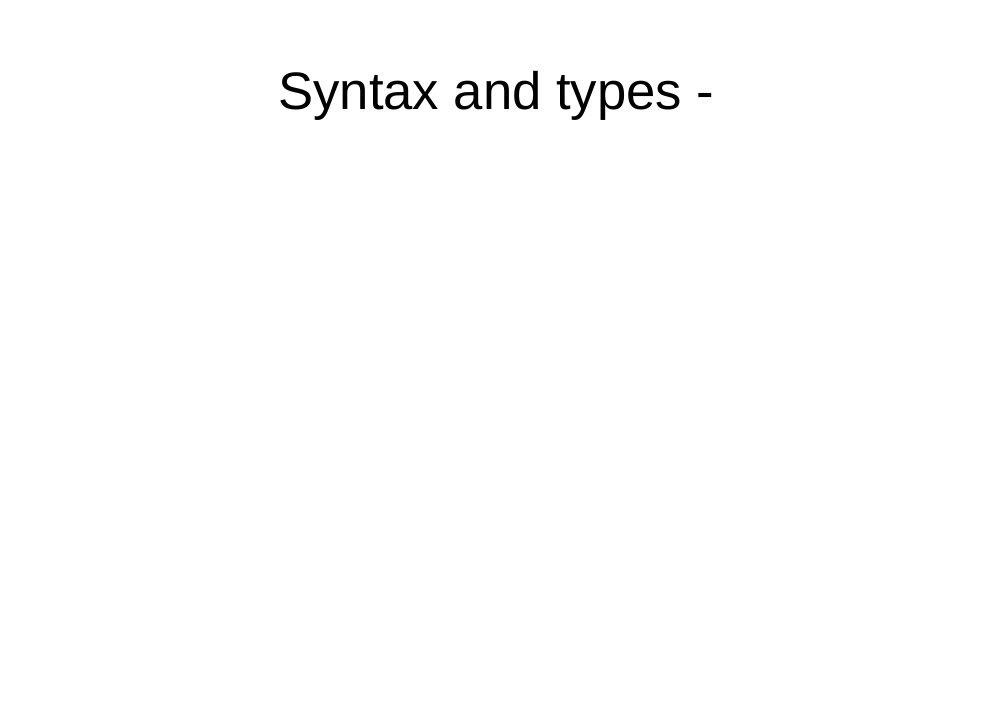
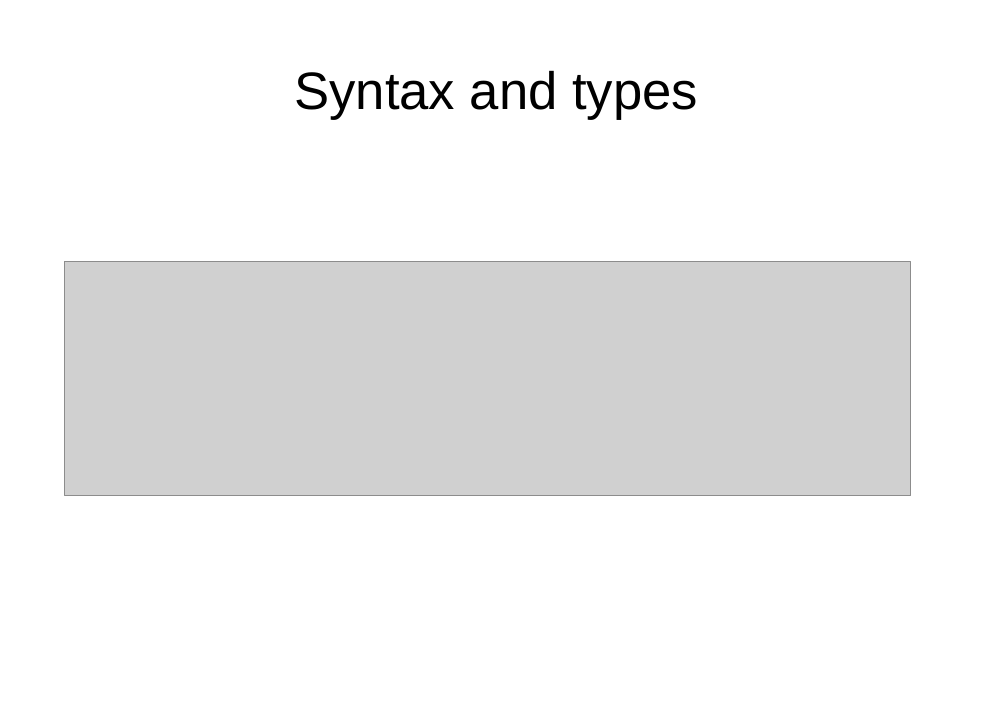
Before and after one commit to peterborkuti/other, a slide deck: slide 22 of JavaScriptBasics/jsbasics-slide.odp (slide 19 before the commit). Drawn at 1008x713 pixels with LibreOffice and Linux fonts; fonts in the diff are those of the drawing; grey boxes stand for pictures. Boxes give left, top, right and bottom in pixels: in the first picture for what was removed or moved away, otherwise in the second. Text is boxed around its words. In the diff, an @@ line names an element or a change of style, - is before the commit and + after.

```diff
--- a/JavaScriptBasics/jsbasics-slide.odp
+++ b/JavaScriptBasics/jsbasics-slide.odp
@@ title at <box>294,70,698,119</box>: text changed @@
-Syntax and types -
+Syntax and types
@@ picture added at <box>65,261,911,496</box> @@
```
Also in this commit, not shown: 2 other slides changed, 10 slides added, 1 other file.
